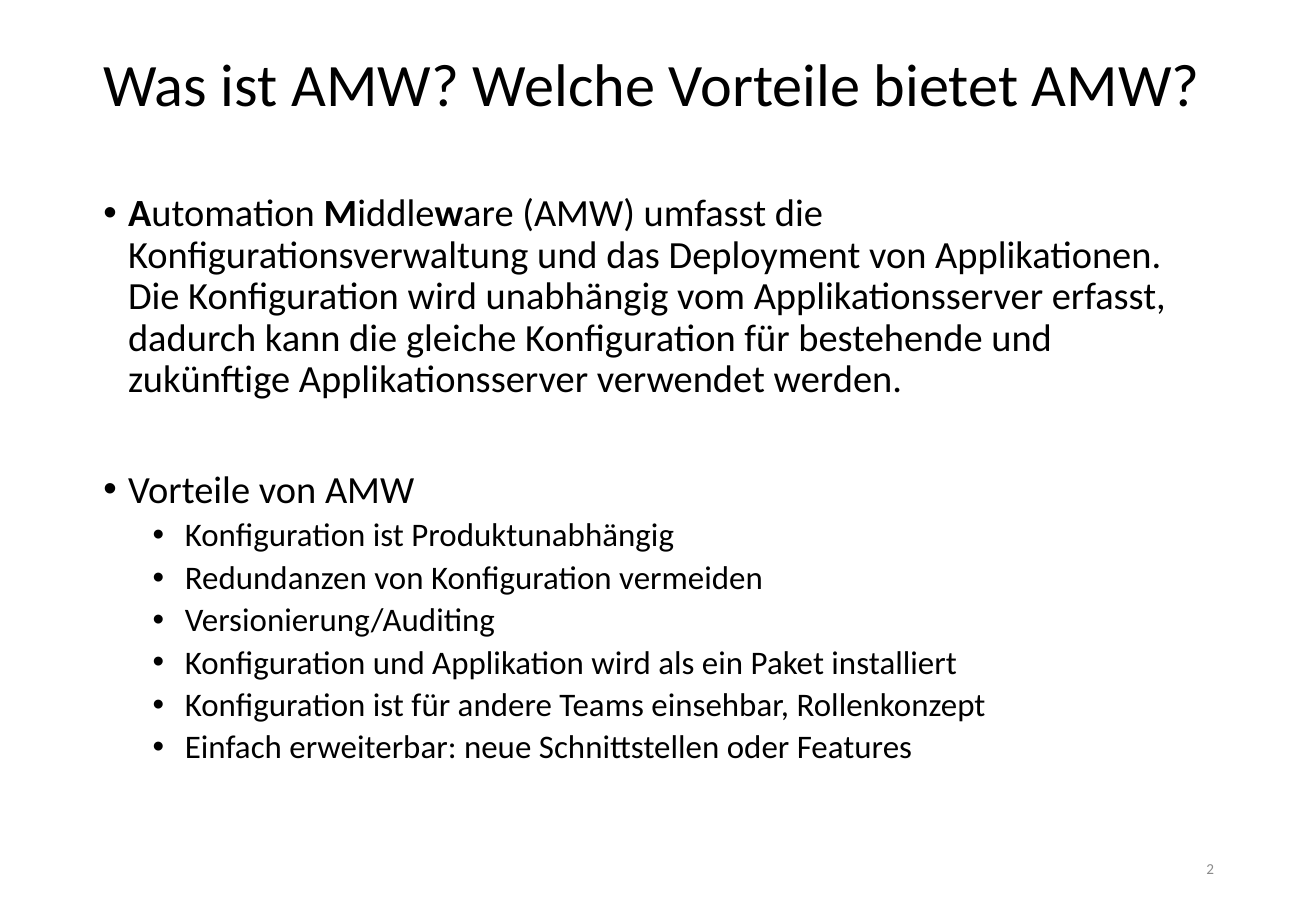
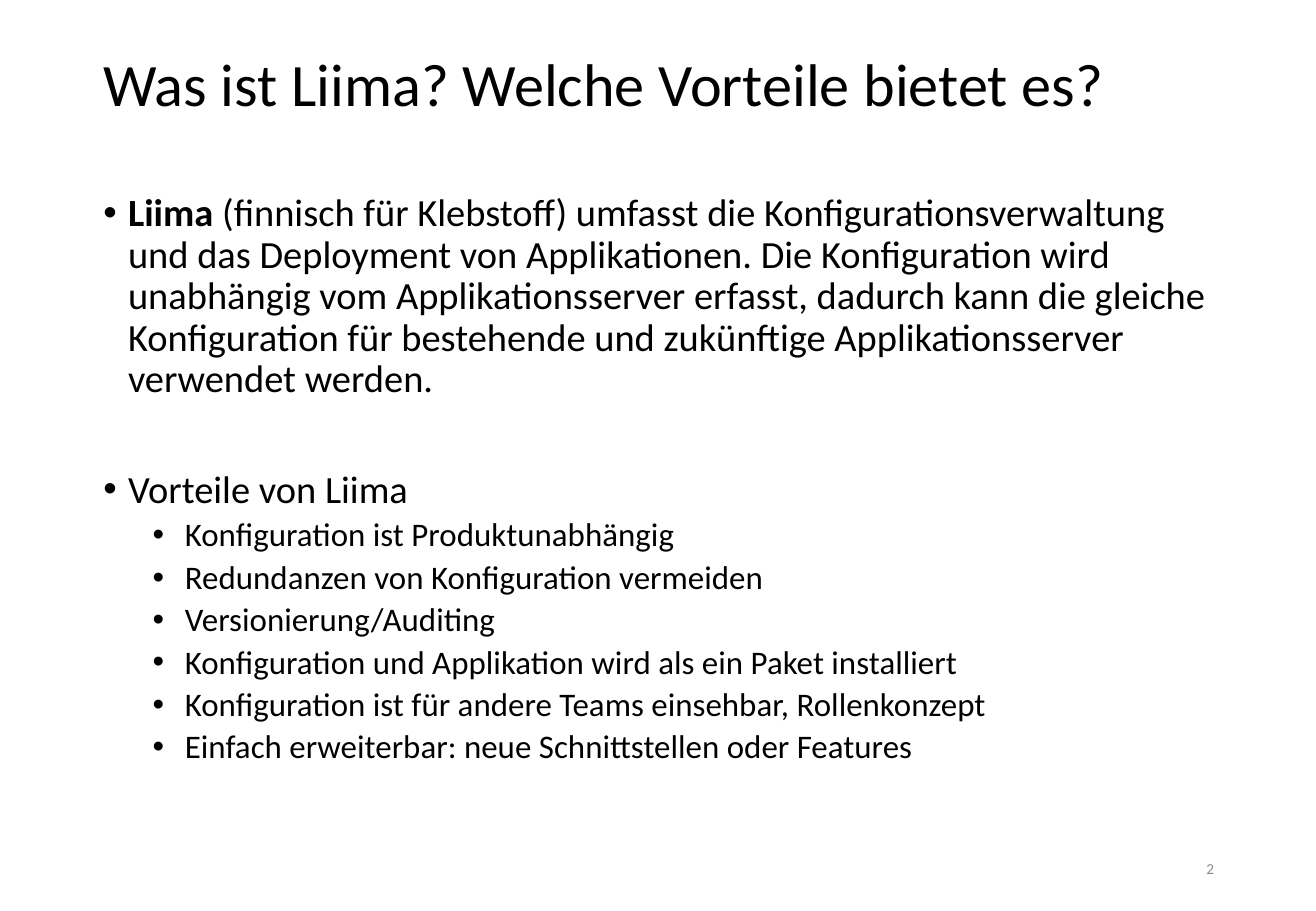
Before and after one commit to liimaorg/docs, a slide deck: slide 2 of content/feature-presentation/AMW_Features.pptx. Drawn at 1316x911 pixels with LibreOffice and Linux fonts; fonts in the diff are those of the drawing. Boxes give left, top, right and bottom in pixels: in the first picture for what was removed or moved away, otherwise in the second. Text is boxed around its words. In the diff, an @@ line names an element or a change of style, - is before the commit and + after.

Commit message:
replace amw with liima in feature presentation

```diff
--- a/content/feature-presentation/AMW_Features.pptx
+++ b/content/feature-presentation/AMW_Features.pptx
@@ title at (103, 64, 1103, 107): text changed @@
-Was ist AMW? Welche Vorteile bietet AMW?
+Was ist Liima? Welche Vorteile bietet es?
@@ text at (128, 198, 1205, 504): text changed @@
-• Automation Middleware (AMW) umfasst die Konfigurationsverwaltung und das Deployment von Applikationen. Die Konfiguration wird unabhängig vom Applikationsserver erfasst, dadurch kann die gleiche Konfiguration für bestehende und zukünftige Applikationsserver verwendet werden.
-• Vorteile von AMW
+• Liima (finnisch für Klebstoff) umfasst die Konfigurationsverwaltung und das Deployment von Applikationen. Die Konfiguration wird unabhängig vom Applikationsserver erfasst, dadurch kann die gleiche Konfiguration für bestehende und zukünftige Applikationsserver verwendet werden.
+• Vorteile von Liima
```
Also in this commit, not shown: 7 other slides changed.
